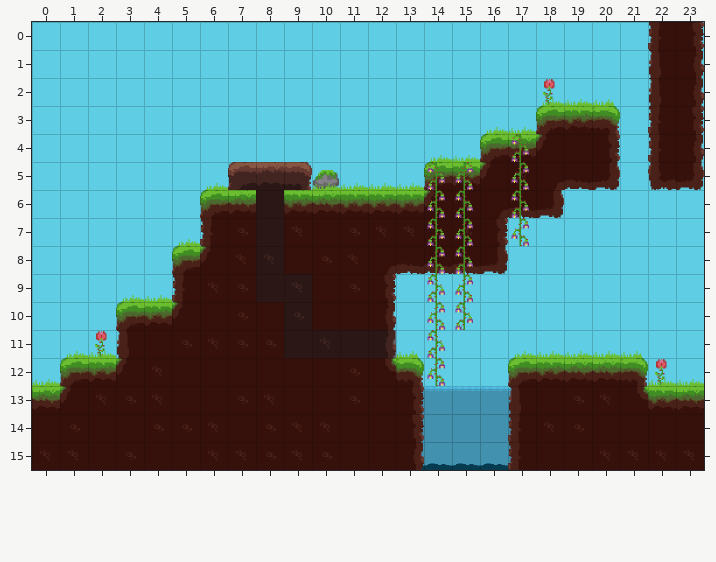
A Tiled map gets an edit: Project/Assets/mapTiled/map2.tmx. This is how it looked before the edit.
Cells are 48x48 px. Shown: x 0..23, y 0..15.
After the commit:
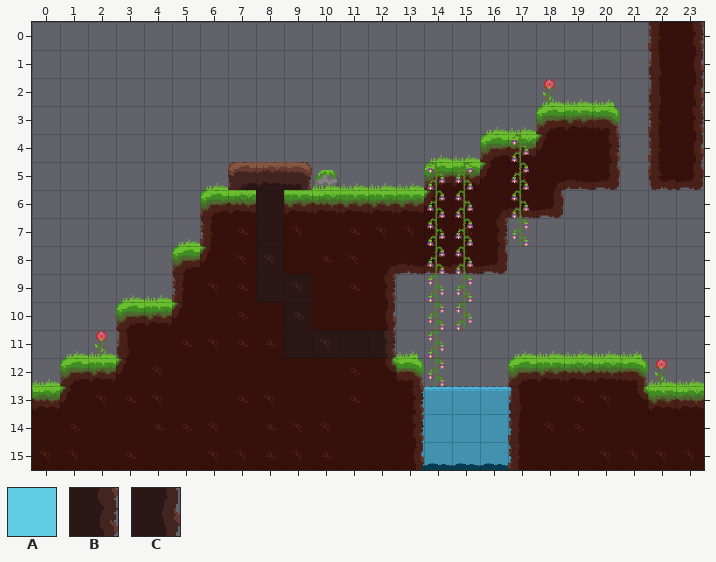
Key: from "terrain": A 47; from "terrain2": B 28, C 40.
_ is an empty cell.
Tiles replaced or removed in this view: A, C.
What changed:
Changed rows in their new state; . is an unchanged cell.
Layer "tunnel":
first column x 0:
 0 ________________________
 1 ________________________
 2 ________________________
 3 ___________________.____
 4 _________________...____
 5 ________.______...._____
 6 _______.........._______
 7 _______.........________
 8 ______.......___________
 9 ______......____________
10 ____........____________
11 ____........B___________
12 __..........._____...___
13 ..............___.......
Where, in picture pixels (left, top, right, bottom), the same in both pictures:
changed: (32, 22, 704, 388)
